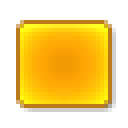
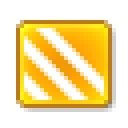
Before/after of a 128 × 128 layered artwork. What changed in the layer stack:
added layer "Слой 1" above "Слой 0 kопировать" over (x1=24, y1=28, x2=104, y2=100)
painted on "Слой 0 kопировать" over (x1=20, y1=24, x2=108, y2=104)
